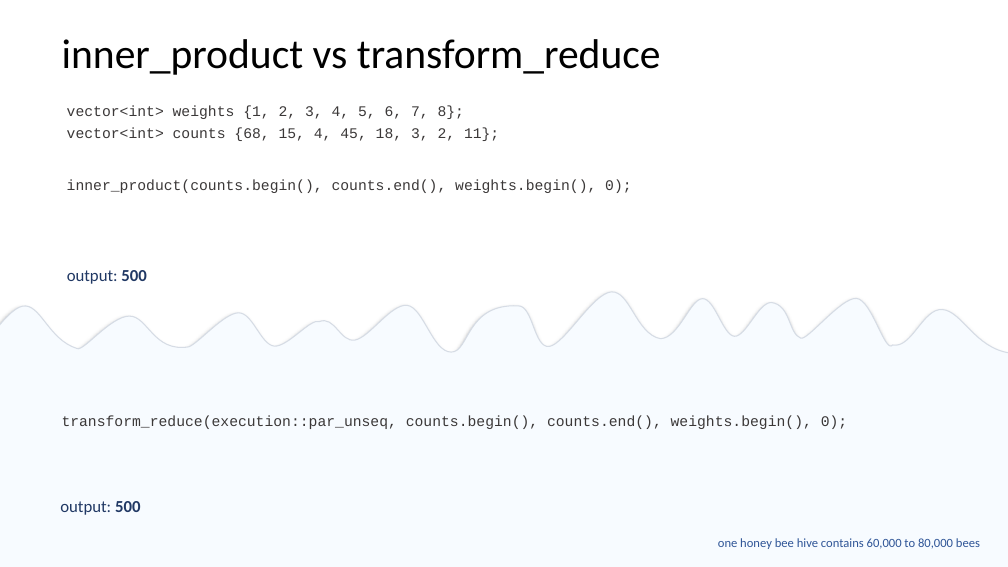
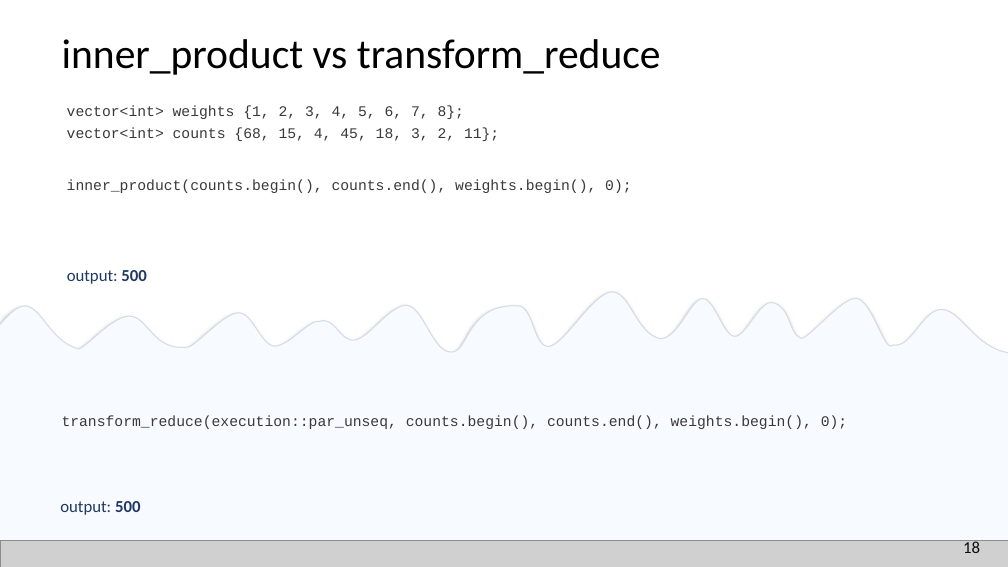
Before and after one commit to EmptySquareBubble/StoriesFromAParallelUniverse-, a slide deck: slide 19 of stories_from_a_paralel_universe.pptx. Drawn at 1008x567 pixels with LibreOffice and Linux fonts; fonts in the diff are those of the drawing; grey boxes stand for pictures. Boxes give left, top, right and bottom in pixels: in the first picture for what was removed or moved away, otherwise in the second. Text is boxed around its words. In the diff, an @@ line names an element or a change of style, - is before the commit and + after.

```diff
--- a/stories_from_a_paralel_universe.pptx
+++ b/stories_from_a_paralel_universe.pptx
@@ text removed at <box>718,538,980,549</box> @@
-  one honey bee hive contains 60,000 to 80,000 bees
@@ page number added at <box>963,539,980,553</box>, 16 pt, text #0D0D0D @@
+18
@@ picture added at <box>0,541,1008,567</box> @@
```
Also in this commit, not shown: 50 other slides changed.
